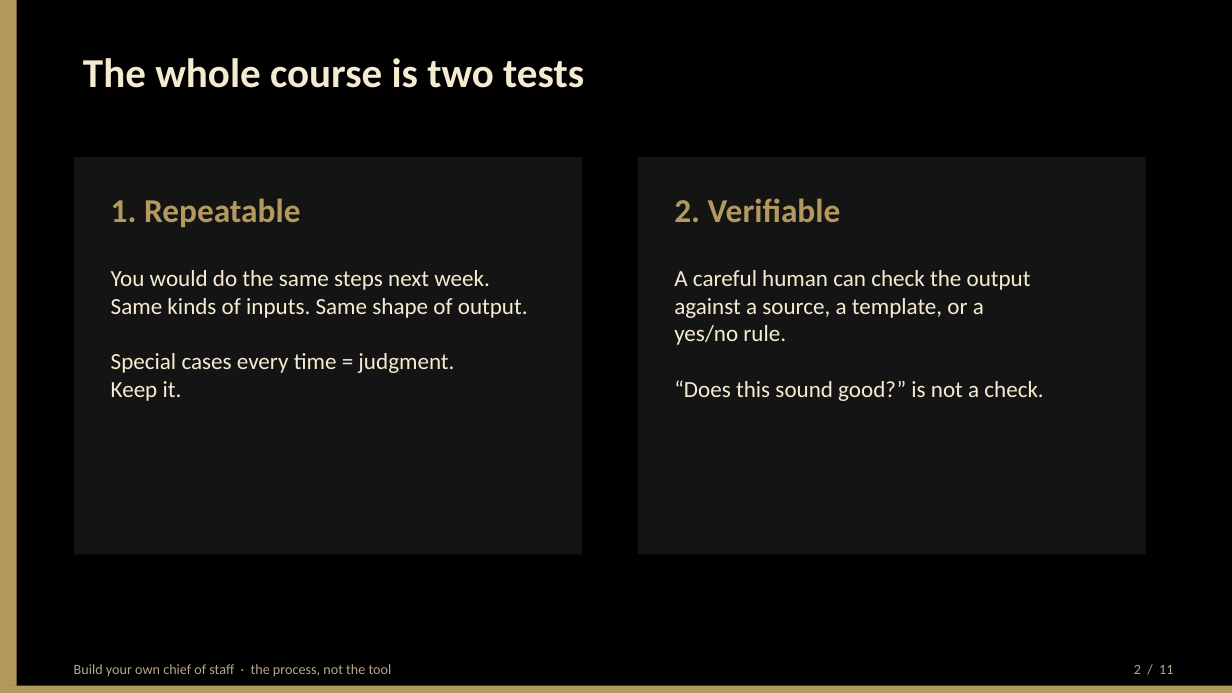
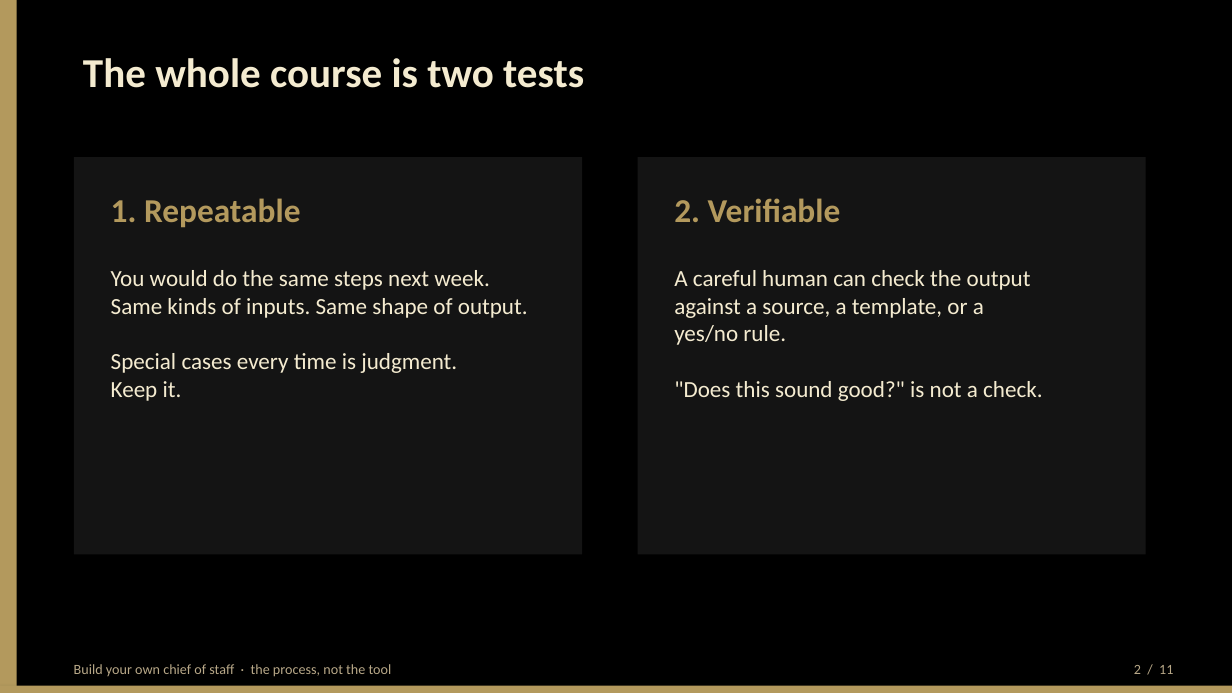
Before and after one commit to BittahCriminal/build-your-own-chief-of-staff, a slide deck: slide 2 of slides/building-your-own-chief-of-staff.pptx. Drawn at 1232x693 pixels with LibreOffice and Linux fonts; fonts in the diff are those of the drawing. Boxes give left, top, right and bottom in pixels: in the first picture for what was removed or moved away, otherwise in the second. Text is boxed around its words. In the diff, an @@ line names an element or a change of style, - is before the commit and + after.

```diff
--- a/slides/building-your-own-chief-of-staff.pptx
+++ b/slides/building-your-own-chief-of-staff.pptx
@@ text at [111, 270, 528, 401]: text changed @@
-You would do the same steps next week.
-Same kinds of inputs. Same shape of output.
-Special cases every time = judgment.
-Keep it.
+You would do the same steps next week.
+Same kinds of inputs. Same shape of output.
+Special cases every time is judgment.
+Keep it.
@@ text at [674, 270, 1042, 401]: text changed @@
-A careful human can check the output
-against a source, a template, or a
-yes/no rule.
-“Does this sound good?” is not a check.
+A careful human can check the output
+against a source, a template, or a
+yes/no rule.
+"Does this sound good?" is not a check.
```
Also in this commit, not shown: 10 other slides changed, 8 other files.
